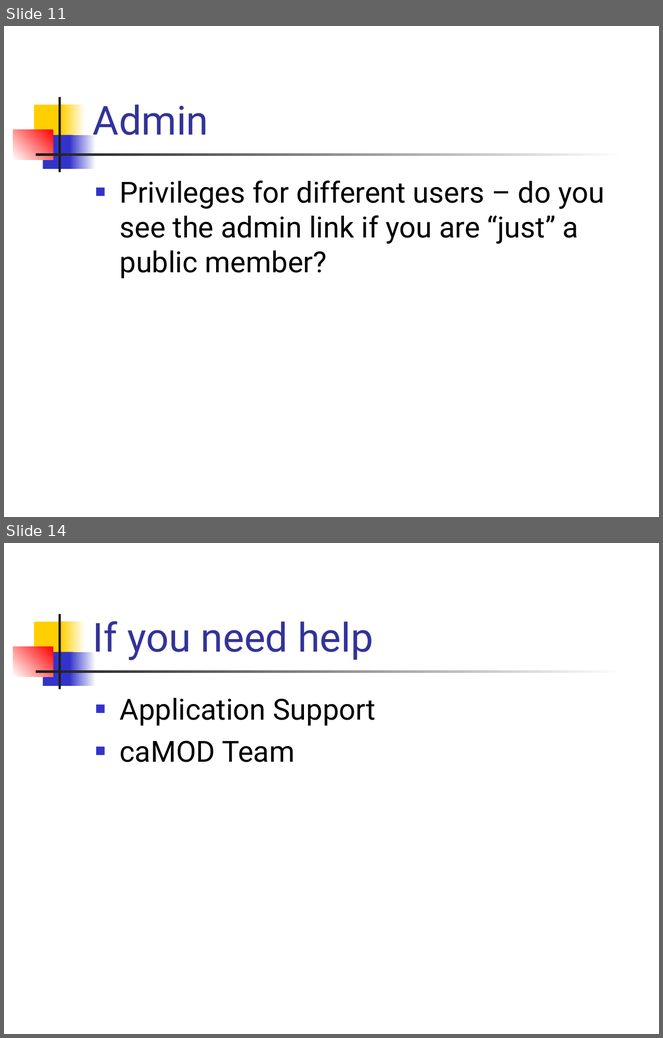
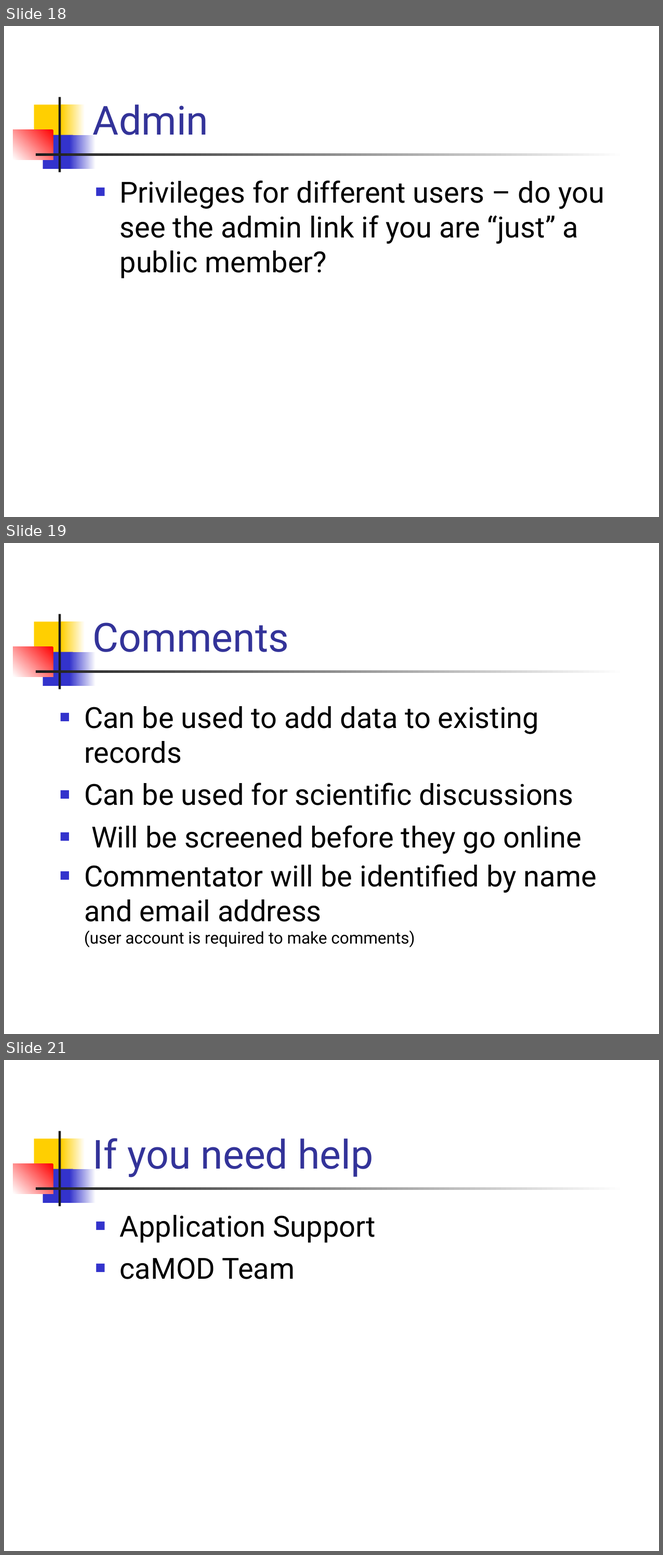
Before and after one commit to NCIP/camod-docs, a slide deck: artifacts/UAT/UAT2/Intro UAT2.ppt. Shown one above the other, each under a label of ours: slides 11 and 14 before the commit, slides 18, 19 and 21 after it; the slides between them are not shown. The pictures are 663x1038 and 663x1555 pixels, drawn with LibreOffice and Linux fonts; fonts in the diff are those of the drawing. Boxes give left, top, right and bottom in pixels: in the first picture for what was removed or moved away, otherwise in the second. Text is boxed around its words. In the diff, an @@ line names an element or a change of style, - is before the commit and + after.

```diff
--- a/artifacts/UAT/UAT2/Intro UAT2.ppt
+++ b/artifacts/UAT/UAT2/Intro UAT2.ppt
@@ slide 19 added at bbox=[4, 543, 659, 1034], background #FFFFFF; not listed: 7 template elements that a slide beside it also shows @@
@@ title added at bbox=[93, 623, 289, 652], 44 pt, text #333399 @@
+Comments
@@ text added at bbox=[84, 706, 597, 948], 32 pt, text #000000 @@
+■ Can be used to add data to existing records
+■ Can be used for scientific discussions
+■ Will be screened before they go online
+■ Commentator will be identified by name and email address
+  (user account is required to make comments)
@@ what was slide 11 is now slide 18 @@
@@ what was slide 14 is now slide 21 @@
```
Also in this commit, not shown: 5 slides changed, 7 other slides added, 1 slide removed, 6 other files.
